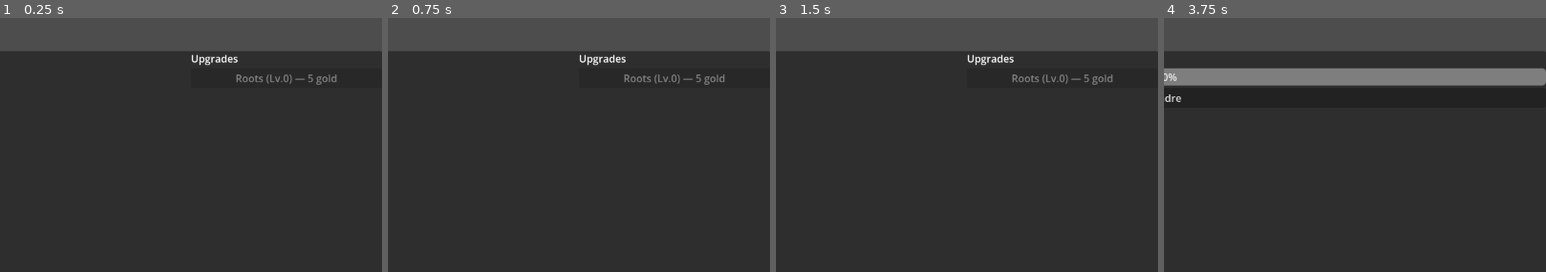
Above: before the commit, frames 1-4 (left to right).
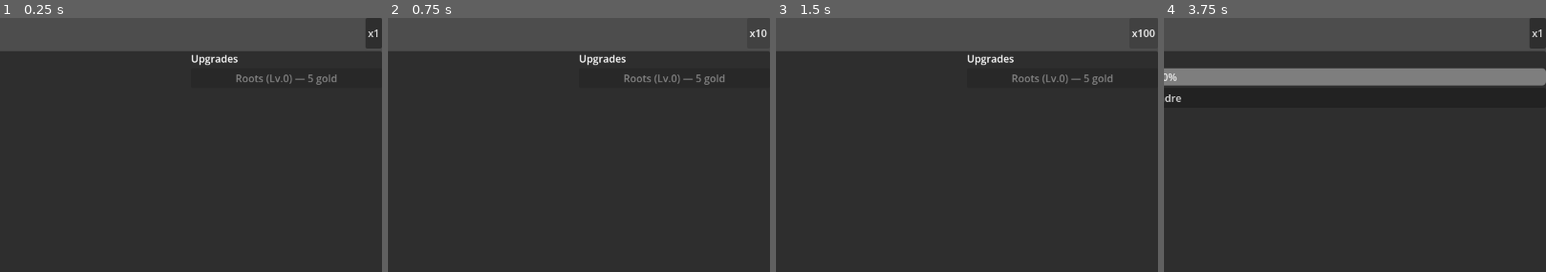
Above: after the commit, the same moments.

Repository: mitoufle/Artdle
Game: Godot game, scene res://Main.tscn
The game is run twice, just before and just after one commit, with the same random seed, the same clock (stepped at 60 frames per second) and the same inputs.
Inputs (mouse positions are % of the whole screen's width and height, from its top left):
- Up to frame 1 (0.25 s): no input
- Up to frame 2 (0.75 s): click (99, 3) at 0.5 s, where only the run after the commit has a clickable "x1"
- Up to frame 3 (1.5 s): click (98, 3) at 1.25 s, where only the run after the commit has a clickable "x10"
- Up to frame 4 (3.75 s): click (98, 3) at 2 s, where only the run after the commit has a clickable "x100"; click "Accueil" at 2.75 s; click "Peinture" at 3.5 s
The pictures show only the part of the screen within x 50-100%, y 0-50%; the shares and areas given below are measured in that part.

The runs differ from the first frame. In frame 1, 0.5% of the frame differs, in the area x 95-100%, y 0-13%; in frame 2, less than 0.1%; in frame 3, 0.1%; in frame 4, 0.5%.

Commit message:
add toggleable speed mode for testing (x1 / x10 / x100)
New btnSpeed in the TopBar cycles a delta multiplier applied in
Main._process before tick. Not saved — resets to x1 on launch.
Drives everything downstream (tree tick, canvas tick via the
existing canvas_speed_multiplier chain).

Diff:
--- a/Main.tscn
+++ b/Main.tscn
@@ -49,6 +49,14 @@
 layout_mode = 2
 text = "Skill Tree"
 
+[node name="Spacer" type="Control" parent="MainLayout/VBoxContainer/TopBar"]
+layout_mode = 2
+size_flags_horizontal = 3
+
+[node name="btnSpeed" type="Button" parent="MainLayout/VBoxContainer/TopBar"]
+layout_mode = 2
+text = "x1"
+
 [node name="Content" type="PanelContainer" parent="MainLayout/VBoxContainer"]
 layout_mode = 2
 size_flags_vertical = 3
--- a/scripts/Main.gd
+++ b/scripts/Main.gd
@@ -10,19 +10,32 @@
 @onready var btn_peinture: Button = $MainLayout/VBoxContainer/TopBar/btnPeinture
 @onready var btn_ascendancy: Button = $MainLayout/VBoxContainer/TopBar/btnAscendancy
 @onready var btn_skill: Button = $MainLayout/VBoxContainer/TopBar/btnSkillTree
+@onready var btn_speed: Button = $MainLayout/VBoxContainer/TopBar/btnSpeed
+
+const SPEED_STEPS: Array[float] = [1.0, 10.0, 100.0]
 
 var _current_view: Node = null
+var _speed_index: int = 0
 
 func _ready() -> void:
 	btn_accueil.pressed.connect(func(): _switch_view(accueil_scene))
 	btn_peinture.pressed.connect(func(): _switch_view(painting_scene))
 	btn_ascendancy.pressed.connect(func(): _switch_view(ascendancy_scene))
 	btn_skill.pressed.connect(func(): _switch_view(skill_tree_scene))
+	btn_speed.pressed.connect(_cycle_speed)
+	_refresh_speed_label()
 	GameState.load_game()
 	_switch_view(accueil_scene)
 
 func _process(delta: float) -> void:
-	GameState.tick(delta)
+	GameState.tick(delta * SPEED_STEPS[_speed_index])
+
+func _cycle_speed() -> void:
+	_speed_index = (_speed_index + 1) % SPEED_STEPS.size()
+	_refresh_speed_label()
+
+func _refresh_speed_label() -> void:
+	btn_speed.text = "x%d" % int(SPEED_STEPS[_speed_index])
 
 func _switch_view(scene: PackedScene) -> void:
 	if scene == null:
